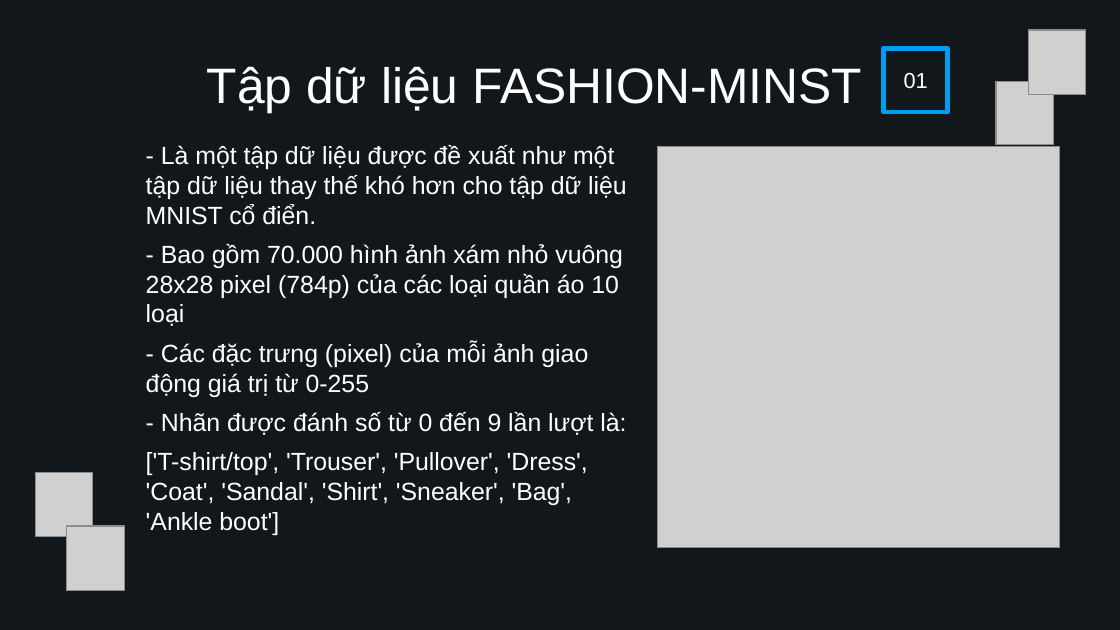
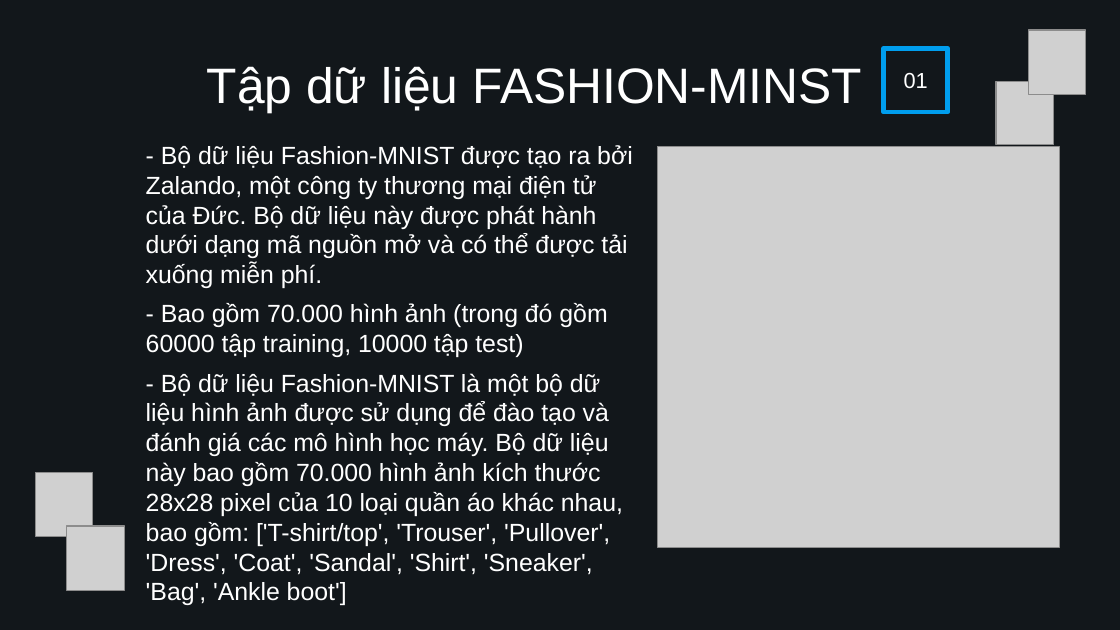
Before and after one commit to Dan3105/FashionMNIST, a slide deck: slide 5 of Slide MNIST FASHION.pptx. Drawn at 1120x630 pixels with LibreOffice and Linux fonts; fonts in the diff are those of the drawing; grey boxes stand for pictures; background and template pictures are left out. Boxes give left, top, right and bottom in pixels: in the first picture for what was removed or moved away, otherwise in the second. Text is boxed around its words. In the diff, an @@ line names an element or a change of style, - is before the commit and + after.

```diff
--- a/Slide MNIST FASHION.pptx
+++ b/Slide MNIST FASHION.pptx
@@ text at <box>146,145,633,546</box>: text changed @@
-- Là một tập dữ liệu được đề xuất như một tập dữ liệu thay thế khó hơn cho tập dữ liệu MNIST cổ điển.
-- Bao gồm 70.000 hình ảnh xám nhỏ vuông 28x28 pixel (784p) của các loại quần áo 10 loại
-- Các đặc trưng (pixel) của mỗi ảnh giao động giá trị từ 0-255
-- Nhãn được đánh số từ 0 đến 9 lần lượt là:
-['T-shirt/top', 'Trouser', 'Pullover', 'Dress', 'Coat', 'Sandal', 'Shirt', 'Sneaker', 'Bag', 'Ankle boot']
+- Bộ dữ liệu Fashion-MNIST được tạo ra bởi Zalando, một công ty thương mại điện tử của Đức. Bộ dữ liệu này được phát hành dưới dạng mã nguồn mở và có thể được tải xuống miễn phí.
+- Bao gồm 70.000 hình ảnh (trong đó gồm 60000 tập training, 10000 tập test)
+- Bộ dữ liệu Fashion-MNIST là một bộ dữ liệu hình ảnh được sử dụng để đào tạo và đánh giá các mô hình học máy. Bộ dữ liệu này bao gồm 70.000 hình ảnh kích thước 28x28 pixel của 10 loại quần áo khác nhau, bao gồm: ['T-shirt/top', 'Trouser', 'Pullover', 'Dress', 'Coat', 'Sandal', 'Shirt', 'Sneaker', 'Bag', 'Ankle boot']
```
Also in this commit, not shown: 3 other slides changed, 3 slides added, 43 other files.
